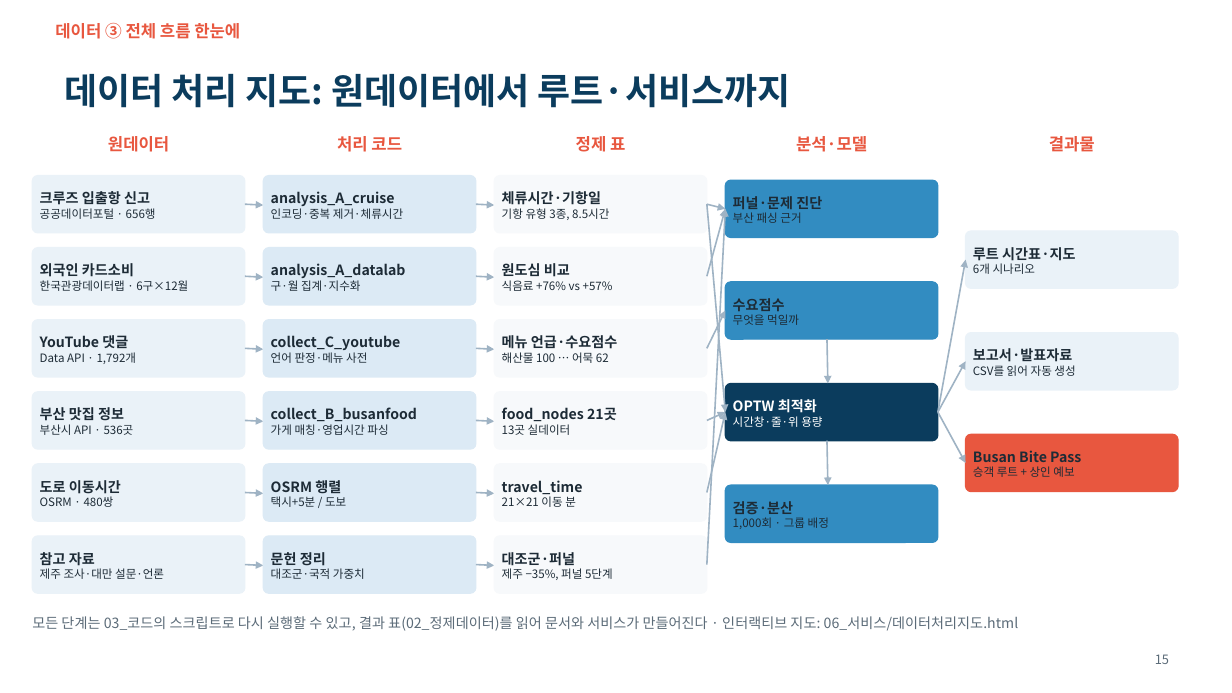
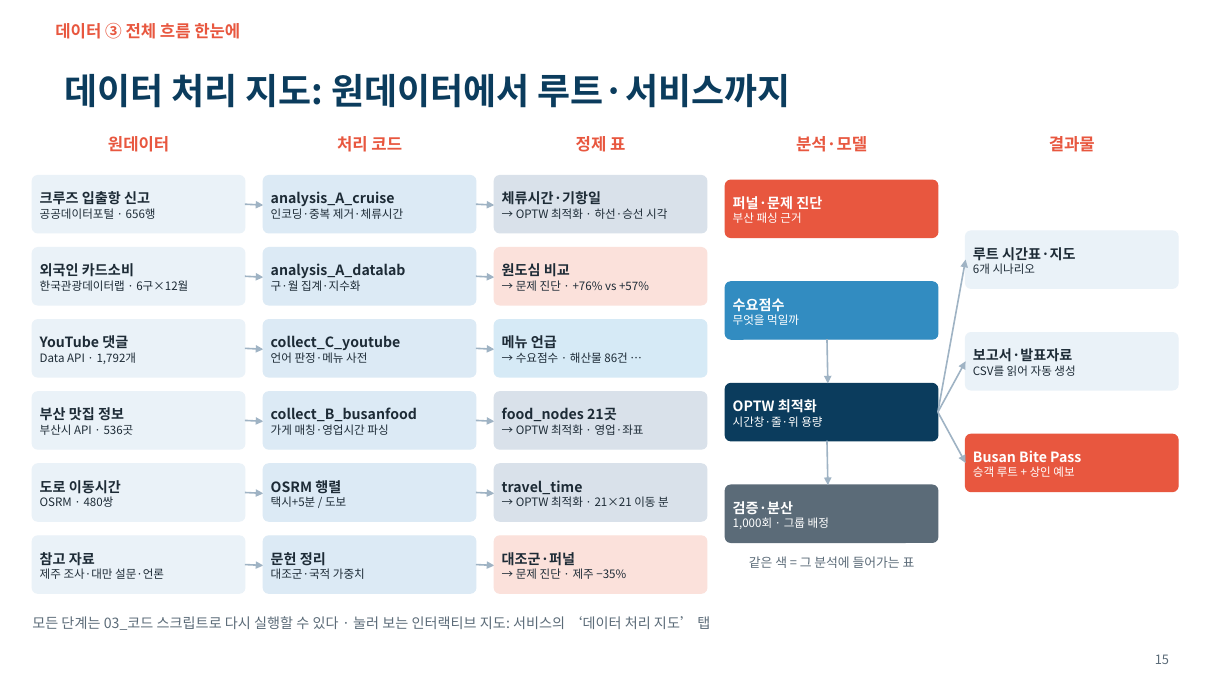
Before and after one commit to ddayoung03/busan-cruise-unpassing, a slide deck: slide 15 of 05_문서/3주차_발표자료.pptx. Drawn at 1232x693 pixels with LibreOffice and Linux fonts; fonts in the diff are those of the drawing. Boxes give left, top, right and bottom in pixels: in the first picture for what was removed or moved away, otherwise in the second. Text is boxed around its words. In the diff, an @@ line names an element or a change of style, - is before the commit and + after.

```diff
--- a/05_문서/3주차_발표자료.pptx
+++ b/05_문서/3주차_발표자료.pptx
@@ text at <box>502,191,667,219</box>: text changed @@
-체류시간·기항일
-기항 유형 3종, 8.5시간
+체류시간·기항일
+→ OPTW 최적화 · 하선·승선 시각
@@ arrow removed from (707, 204) to (726, 209) @@
@@ arrow removed from (707, 276) to (726, 209) @@
@@ arrow removed from (707, 565) to (726, 209) @@
@@ arrow removed from (707, 204) to (726, 412) @@
@@ rounded rectangle at <box>726,180,938,238</box>: fill #328CC1 to #E8573F; outline #328CC1 1 pt to #E8573F 1 pt @@
@@ rounded rectangle at <box>494,248,707,305</box>: fill #F7F9FB to #FBE1DB; outline #F7F9FB 1 pt to #FBE1DB 1 pt @@
@@ text at <box>502,263,649,291</box>: text changed @@
-원도심 비교
-식음료 +76% vs +57%
+원도심 비교
+→ 문제 진단 · +76% vs +57%
@@ rounded rectangle at <box>494,320,707,377</box>: fill #F7F9FB to #D6EAF6; outline #F7F9FB 1 pt to #D6EAF6 1 pt @@
@@ arrow removed from (707, 348) to (726, 311) @@
@@ text at <box>502,335,627,363</box>: text changed @@
-메뉴 언급·수요점수
-해산물 100 … 어묵 62
+메뉴 언급
+→ 수요점수 · 해산물 86건 …
@@ text at <box>502,407,644,435</box>: text changed; size 11 to 9 pt; bold off @@
-food_nodes 21곳
-13곳 실데이터
+food_nodes 21곳
+→ OPTW 최적화 · 영업·좌표
@@ arrow removed from (707, 421) to (726, 412) @@
@@ arrow removed from (707, 493) to (726, 412) @@
@@ text colour #1D2B36 to #FFFFFF in 4 elements at <box>733,196,822,223</box>, <box>733,298,799,325</box>, <box>733,501,829,529</box>, <box>973,450,1081,477</box> @@
@@ fill #F7F9FB to #D9E1EA; outline #F7F9FB 1 pt to #D9E1EA 1 pt in 3 elements at <box>494,176,707,233</box>, <box>494,392,707,449</box>, <box>494,464,707,521</box> @@
@@ text at <box>502,480,669,507</box>: text changed; size 11 to 9 pt; bold off @@
-travel_time
-21×21 이동 분
+travel_time
+→ OPTW 최적화 · 21×21 이동 분
@@ rounded rectangle at <box>726,485,938,543</box>: fill #328CC1 to #5B6B78; outline #328CC1 1 pt to #5B6B78 1 pt @@
@@ rounded rectangle at <box>494,536,707,593</box>: fill #F7F9FB to #FBE1DB; outline #F7F9FB 1 pt to #FBE1DB 1 pt @@
@@ text at <box>502,552,626,579</box>: text changed @@
-대조군·퍼널
-제주 −35%, 퍼널 5단계
+대조군·퍼널
+→ 문제 진단 · 제주 −35%
@@ text added at <box>749,556,915,568</box>, 10 pt, text #5B6B78 @@
+같은 색 = 그 분석에 들어가는 표
@@ text at <box>32,616,710,630</box>: text changed @@
-모든 단계는 03_코드의 스크립트로 다시 실행할 수 있고, 결과 표(02_정제데이터)를 읽어 문서와 서비스가 만들어진다 · 인터랙티브 지도: 06_서비스/데이터처리지도.html
+모든 단계는 03_코드 스크립트로 다시 실행할 수 있다 · 눌러 보는 인터랙티브 지도: 서비스의 ‘데이터 처리 지도’ 탭
```
Also in this commit, not shown: 1 other file.
